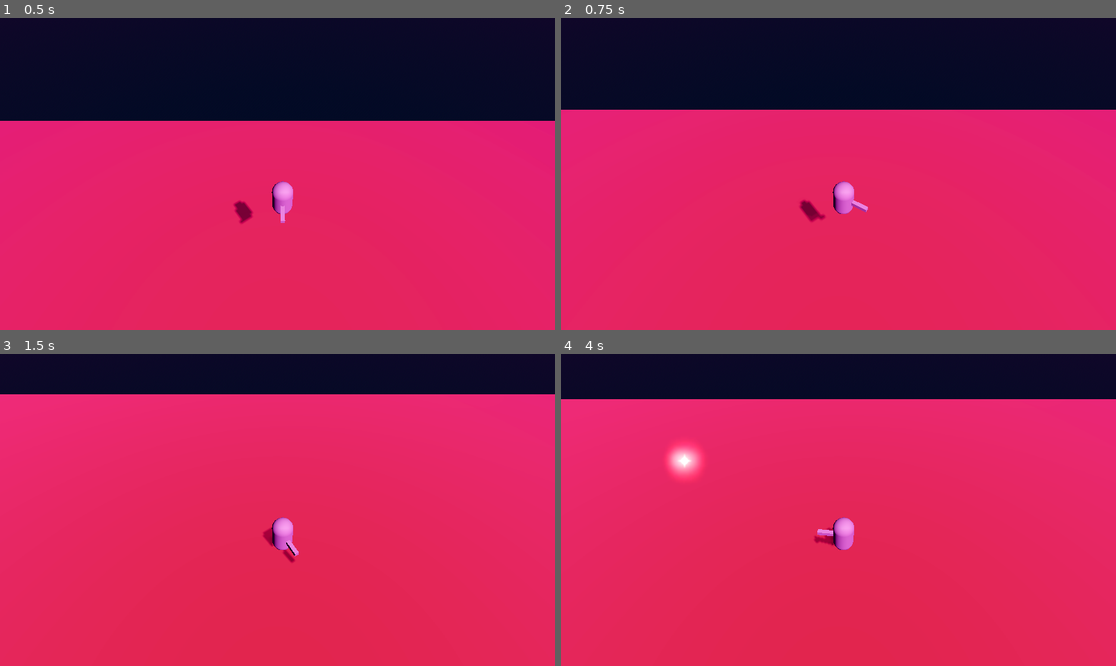
Above: before the commit, frames 1-4 (two rows, left to right).
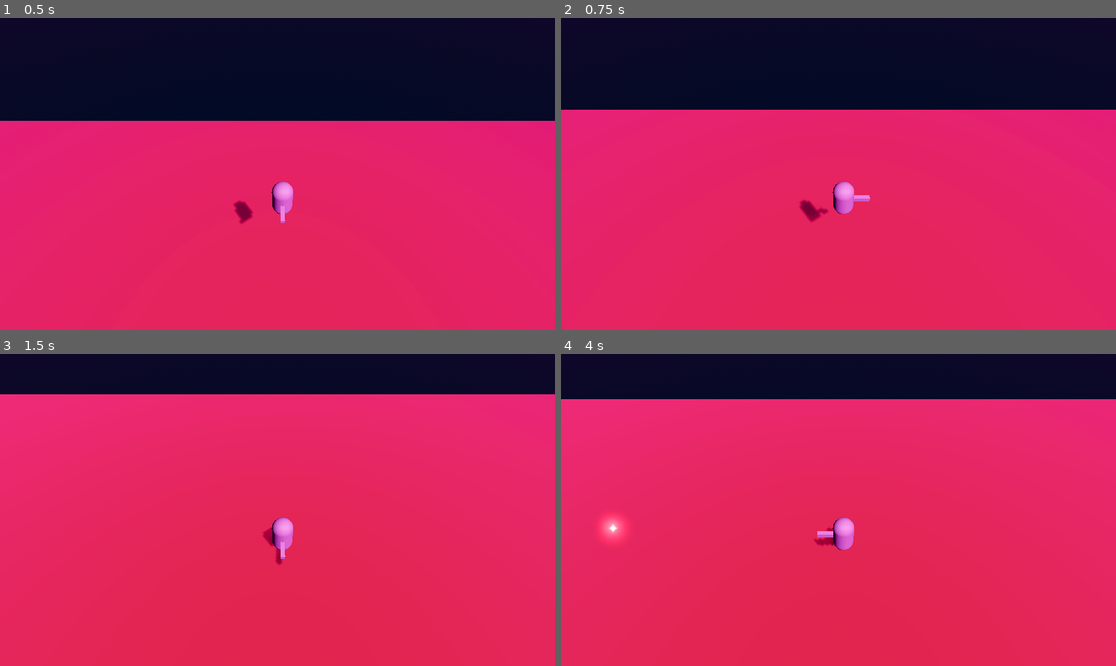
Above: after the commit, the same moments.

Repository: AndreRufo/ophi13
Game: Godot game, scene res://world.tscn
The game is run twice, just before and just after one commit, with the same random seed, the same clock (stepped at 60 frames per second) and the same inputs.
Inputs:
- Up to frame 1 (0.5 s): no input
- Up to frame 2 (0.75 s): tap Enter (ui_accept) at 0.5 s; hold Right (ui_right) from 0.53 s (still down)
- Up to frame 3 (1.5 s): tap Enter (ui_accept) at 0.77 s; release Right (ui_right) at 1.28 s; hold Down (ui_down) from 1.28 s (still down)
- Up to frame 4 (4 s): tap Enter (ui_accept) at 1.52, 3.02, 3.77 s; release Down (ui_down) at 2.03 s; hold Right (ui_right) 2.03-2.78 s; hold Up (ui_up) 2.78-3.53 s; hold Left (ui_left) from 3.53 s (still down)

Frame 1 is identical in both runs. In frame 2, 0.2% of the frame differs, in the area x 46-56%, y 56-65%; in frame 3, 0.2%; in frame 4, 0.9%, in the area x 7-50%, y 29-62%.

Commit message:
Added bullet collision

Diff:
--- a/Assets/bullet_material_3d.tres
+++ b/Assets/bullet_material_3d.tres
@@ -8,6 +8,6 @@
 albedo_texture = ExtResource("1_q4cde")
 emission_enabled = true
 emission = Color(0.847059, 0, 0, 1)
-emission_energy_multiplier = 9.09
+emission_energy_multiplier = 4.6
 billboard_mode = 1
 billboard_keep_scale = true
--- a/Prefabs/Bullet.tscn
+++ b/Prefabs/Bullet.tscn
@@ -10,7 +10,7 @@
 script = ExtResource("1_2u12l")
 
 [node name="Visual" type="Sprite3D" parent="."]
-transform = Transform3D(0.2, 0, 0, 0, 0.2, 0, 0, 0, 0.2, 0, 0, 0)
+transform = Transform3D(0.1, 0, 0, 0, 0.1, 0, 0, 0, 0.1, 0, 0, 0)
 material_override = ExtResource("2_7e2gd")
 modulate = Color(10, 0.31, 0.31, 1)
 billboard = 1
@@ -25,3 +25,4 @@
 shape = SubResource("SphereShape3D_1ypvu")
 
 [connection signal="timeout" from="Timer" to="." method="_on_timer_timeout"]
+[connection signal="body_entered" from="Area3D" to="." method="_on_area_3d_body_entered"]
--- a/Prefabs/Character.tscn
+++ b/Prefabs/Character.tscn
@@ -6,7 +6,7 @@
 
 [sub_resource type="BoxMesh" id="BoxMesh_8jwdv"]
 
-[node name="Character" type="CharacterBody3D"]
+[node name="Character" type="CharacterBody3D" groups=["Character"]]
 
 [node name="Collision" type="CollisionShape3D" parent="."]
 shape = SubResource("CapsuleShape3D_gf1nm")
--- a/project.godot
+++ b/project.godot
@@ -15,6 +15,10 @@
 config/features=PackedStringArray("4.1", "GL Compatibility")
 config/icon="res://icon.svg"
 
+[autoload]
+
+Singletons="*res://scripts/Singletons.gd"
+
 [rendering]
 
 renderer/rendering_method.mobile="gl_compatibility"
--- a/scripts/Bullet.gd
+++ b/scripts/Bullet.gd
@@ -1,6 +1,8 @@
 extends Node3D
 
 @export var direction : Vector3
+
+@export var is_player_bullet : bool = true;
 
 # Called when the node enters the scene tree for the first time.
 func _ready():
@@ -14,3 +16,9 @@
 
 func _on_timer_timeout():
 	queue_free()
+
+
+func _on_area_3d_body_entered(body):
+	if is_player_bullet && body.is_in_group("Character"):
+		return;
+	queue_free()
--- a/scripts/Character.gd
+++ b/scripts/Character.gd
@@ -8,6 +8,10 @@
 
 # Get the gravity from the project settings to be synced with RigidBody nodes.
 var gravity = ProjectSettings.get_setting("physics/3d/default_gravity")
+
+func _onready():
+	var singletons = Singletons;
+	singletons.PlayerCharacter = self;
 
 func _physics_process(delta):
 	# Add the gravity.
@@ -38,6 +42,6 @@
 
 	var new_look_dir = position + direction
 
-	look_at(lerp(position + transform.basis.z, new_look_dir, 0.1), Vector3.UP, true)
+	look_at(lerp(position + transform.basis.z, new_look_dir, 0.5), Vector3.UP, true)
 
 	move_and_slide()
--- /dev/null
+++ b/scripts/Singletons.gd
@@ -0,0 +1,13 @@
+extends Node
+
+var PlayerCharacter : CharacterBody3D;
+
+
+# Called when the node enters the scene tree for the first time.
+func _ready():
+	pass # Replace with function body.
+
+
+# Called every frame. 'delta' is the elapsed time since the previous frame.
+func _process(delta):
+	pass
--- a/world.tscn
+++ b/world.tscn
@@ -46,19 +46,45 @@
 
 [sub_resource type="BoxShape3D" id="BoxShape3D_ns7rh"]
 
+[sub_resource type="StandardMaterial3D" id="StandardMaterial3D_m7boc"]
+albedo_color = Color(0.227451, 0.282353, 0.713726, 1)
+
+[sub_resource type="StandardMaterial3D" id="StandardMaterial3D_wv03q"]
+albedo_color = Color(0.258824, 0.282353, 0.698039, 1)
+
 [node name="World" type="Node3D"]
 
 [node name="WorldEnvironment" type="WorldEnvironment" parent="."]
 environment = SubResource("Environment_jwc36")
 
-[node name="MeshInstance3D" type="MeshInstance3D" parent="."]
+[node name="Ground" type="MeshInstance3D" parent="."]
 transform = Transform3D(100, 0, 0, 0, 1, 0, 0, 0, 100, 0, 0, 0)
 material_override = SubResource("StandardMaterial3D_i24jt")
 mesh = SubResource("BoxMesh_iv3pv")
 
-[node name="StaticBody3D" type="StaticBody3D" parent="MeshInstance3D"]
+[node name="StaticBody3D" type="StaticBody3D" parent="Ground"]
 
-[node name="CollisionShape3D" type="CollisionShape3D" parent="MeshInstance3D/StaticBody3D"]
+[node name="CollisionShape3D" type="CollisionShape3D" parent="Ground/StaticBody3D"]
+shape = SubResource("BoxShape3D_ns7rh")
+
+[node name="Ground2" type="MeshInstance3D" parent="."]
+transform = Transform3D(-4.37114e-07, -1, 0, 10, -4.37114e-08, 0, 0, 0, 50, 0, 0, 0)
+material_override = SubResource("StandardMaterial3D_m7boc")
+mesh = SubResource("BoxMesh_iv3pv")
+
+[node name="StaticBody3D" type="StaticBody3D" parent="Ground2"]
+
+[node name="CollisionShape3D" type="CollisionShape3D" parent="Ground2/StaticBody3D"]
+shape = SubResource("BoxShape3D_ns7rh")
+
+[node name="Ground3" type="MeshInstance3D" parent="."]
+transform = Transform3D(1.91069e-14, 4.37114e-08, 50, 10, -4.37114e-08, 0, 4.37114e-07, 1, -2.18557e-06, 0, 0, 0)
+material_override = SubResource("StandardMaterial3D_wv03q")
+mesh = SubResource("BoxMesh_iv3pv")
+
+[node name="StaticBody3D" type="StaticBody3D" parent="Ground3"]
+
+[node name="CollisionShape3D" type="CollisionShape3D" parent="Ground3/StaticBody3D"]
 shape = SubResource("BoxShape3D_ns7rh")
 
 [node name="Character" parent="." instance=ExtResource("1_tr0ag")]
Not shown: 1 places in world.tscn that only renumber resources
